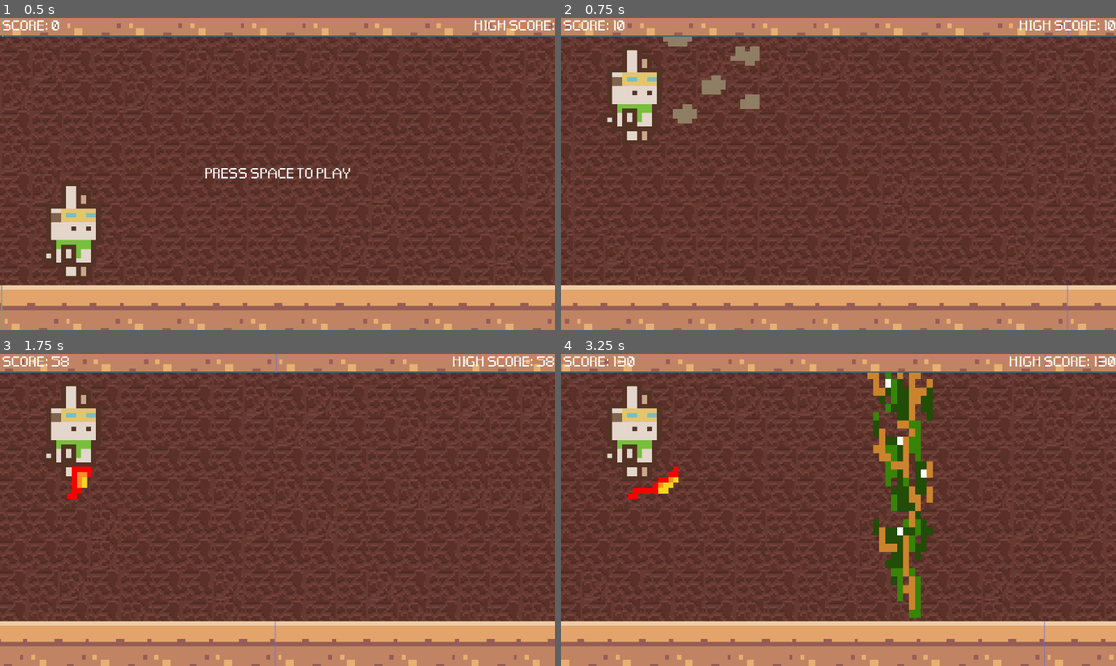
Above: before the commit, frames 1-4 (two rows, left to right).
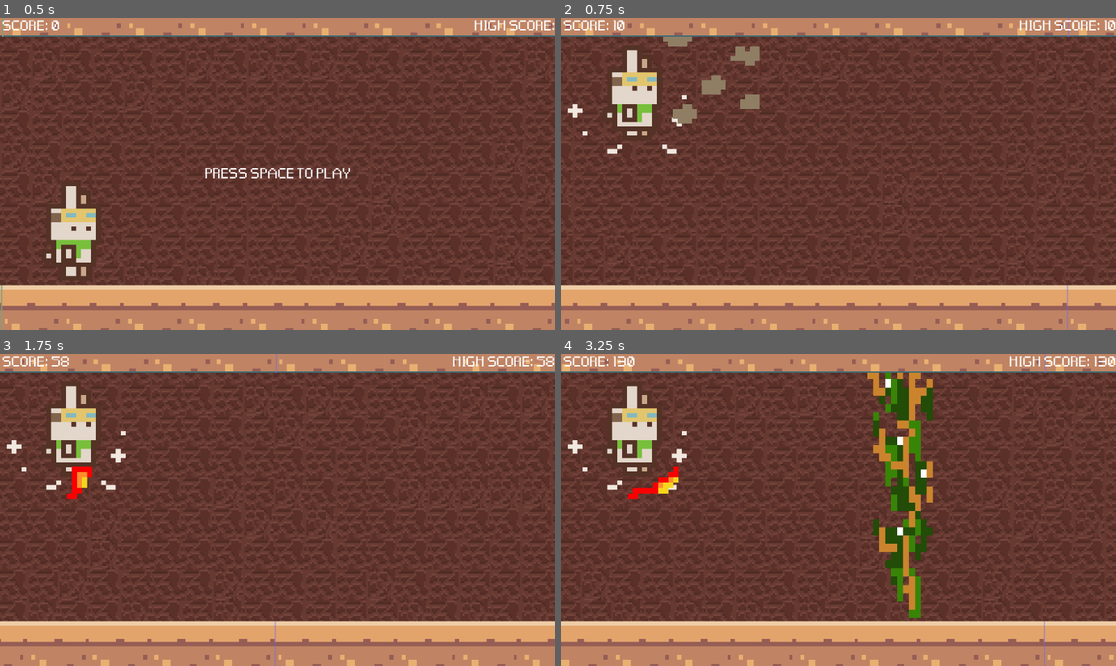
Above: after the commit, the same moments.

Repository: maryandrearv/the-elemental-path
Game: Godot game, scene res://scenes/main.tscn
The game is run twice, just before and just after one commit, with the same random seed, the same clock (stepped at 60 frames per second) and the same inputs.
Inputs:
- Up to frame 1 (0.5 s): no input
- Up to frame 2 (0.75 s): tap Space at 0.5 s; tap E (earth) at 0.6 s
- Up to frame 3 (1.75 s): tap Enter (ui_accept) at 0.77, 1.52 s; tap R (fire) at 1.35 s
- Up to frame 4 (3.25 s): tap E (earth) at 2.1 s; tap R (fire) at 2.85 s; tap Enter (ui_accept) at 3.02 s

Frame 1 is identical in both runs. In frame 2, 0.5% of the frame differs, in the area x 1-23%, y 21-44%; in frame 3, 0.5%; in frame 4, 0.5%.

Commit message:
finish surgery

Diff:
--- a/runner/runner/scenes/Echo.tscn
+++ b/runner/runner/scenes/Echo.tscn
@@ -1,61 +1,53 @@
-[gd_scene load_steps=25 format=3 uid="uid://l5lkp5yy3b20"]
+[gd_scene load_steps=23 format=3 uid="uid://l5lkp5yy3b20"]
 
 [ext_resource type="Script" path="res://echo.gd" id="1_yj31d"]
 [ext_resource type="Texture2D" uid="uid://bnkn33uq2rc2r" path="res://sprites/EchoSpritesheet.png" id="2_qb8ms"]
 [ext_resource type="Texture2D" uid="uid://cdr430oh8005q" path="res://sprites/Fire slash sprite.png" id="3_x35eh"]
 
-[sub_resource type="AtlasTexture" id="AtlasTexture_8o44w"]
+[sub_resource type="AtlasTexture" id="AtlasTexture_35alg"]
 atlas = ExtResource("2_qb8ms")
-region = Rect2(96, 0, 32, 32)
+region = Rect2(32, 64, 32, 32)
 
-[sub_resource type="AtlasTexture" id="AtlasTexture_xfvqp"]
+[sub_resource type="AtlasTexture" id="AtlasTexture_r2puw"]
 atlas = ExtResource("2_qb8ms")
-region = Rect2(64, 32, 32, 32)
+region = Rect2(64, 64, 32, 32)
 
 [sub_resource type="AtlasTexture" id="AtlasTexture_ycsv6"]
 atlas = ExtResource("2_qb8ms")
 region = Rect2(0, 0, 32, 32)
 
-[sub_resource type="AtlasTexture" id="AtlasTexture_xj6n7"]
-atlas = ExtResource("2_qb8ms")
-region = Rect2(0, 0, 32, 32)
-
-[sub_resource type="AtlasTexture" id="AtlasTexture_5yvc5"]
-atlas = ExtResource("2_qb8ms")
-region = Rect2(32, 0, 32, 32)
-
-[sub_resource type="AtlasTexture" id="AtlasTexture_qou87"]
-atlas = ExtResource("2_qb8ms")
-region = Rect2(64, 0, 32, 32)
-
-[sub_resource type="AtlasTexture" id="AtlasTexture_61w6j"]
-atlas = ExtResource("2_qb8ms")
-region = Rect2(96, 0, 32, 32)
-
-[sub_resource type="AtlasTexture" id="AtlasTexture_tv0g3"]
+[sub_resource type="AtlasTexture" id="AtlasTexture_nr8s1"]
 atlas = ExtResource("2_qb8ms")
 region = Rect2(64, 32, 32, 32)
 
-[sub_resource type="AtlasTexture" id="AtlasTexture_aiahg"]
+[sub_resource type="AtlasTexture" id="AtlasTexture_pl8gf"]
 atlas = ExtResource("2_qb8ms")
 region = Rect2(96, 32, 32, 32)
 
-[sub_resource type="AtlasTexture" id="AtlasTexture_nbmjb"]
+[sub_resource type="AtlasTexture" id="AtlasTexture_dmvl7"]
 atlas = ExtResource("2_qb8ms")
 region = Rect2(0, 64, 32, 32)
 
-[sub_resource type="AtlasTexture" id="AtlasTexture_jila4"]
+[sub_resource type="AtlasTexture" id="AtlasTexture_ohpmf"]
 atlas = ExtResource("2_qb8ms")
 region = Rect2(32, 64, 32, 32)
+
+[sub_resource type="AtlasTexture" id="AtlasTexture_0qmrx"]
+atlas = ExtResource("2_qb8ms")
+region = Rect2(64, 64, 32, 32)
+
+[sub_resource type="AtlasTexture" id="AtlasTexture_nay6n"]
+atlas = ExtResource("2_qb8ms")
+region = Rect2(96, 64, 32, 32)
 
 [sub_resource type="SpriteFrames" id="SpriteFrames_k886e"]
 animations = [{
 "frames": [{
 "duration": 1.0,
-"texture": SubResource("AtlasTexture_8o44w")
+"texture": SubResource("AtlasTexture_35alg")
 }, {
 "duration": 1.0,
-"texture": SubResource("AtlasTexture_xfvqp")
+"texture": SubResource("AtlasTexture_r2puw")
 }],
 "loop": true,
 "name": &"cast",
@@ -71,16 +63,10 @@
 }, {
 "frames": [{
 "duration": 1.0,
-"texture": SubResource("AtlasTexture_xj6n7")
+"texture": SubResource("AtlasTexture_nr8s1")
 }, {
 "duration": 1.0,
-"texture": SubResource("AtlasTexture_5yvc5")
-}, {
-"duration": 1.0,
-"texture": SubResource("AtlasTexture_qou87")
-}, {
-"duration": 1.0,
-"texture": SubResource("AtlasTexture_61w6j")
+"texture": SubResource("AtlasTexture_pl8gf")
 }],
 "loop": true,
 "name": &"jump",
@@ -88,16 +74,16 @@
 }, {
 "frames": [{
 "duration": 1.0,
-"texture": SubResource("AtlasTexture_tv0g3")
+"texture": SubResource("AtlasTexture_dmvl7")
 }, {
 "duration": 1.0,
-"texture": SubResource("AtlasTexture_aiahg")
+"texture": SubResource("AtlasTexture_ohpmf")
 }, {
 "duration": 1.0,
-"texture": SubResource("AtlasTexture_nbmjb")
+"texture": SubResource("AtlasTexture_0qmrx")
 }, {
 "duration": 1.0,
-"texture": SubResource("AtlasTexture_jila4")
+"texture": SubResource("AtlasTexture_nay6n")
 }],
 "loop": true,
 "name": &"run",
@@ -107,22 +93,22 @@
 [sub_resource type="RectangleShape2D" id="RectangleShape2D_2nvop"]
 size = Vector2(11.5, 17.6667)
 
-[sub_resource type="AtlasTexture" id="AtlasTexture_gmeea"]
+[sub_resource type="AtlasTexture" id="AtlasTexture_t3ueq"]
 atlas = ExtResource("2_qb8ms")
-region = Rect2(96, 96, 32, 32)
+region = Rect2(32, 128, 32, 32)
 
-[sub_resource type="AtlasTexture" id="AtlasTexture_k7gho"]
+[sub_resource type="AtlasTexture" id="AtlasTexture_x6n13"]
 atlas = ExtResource("2_qb8ms")
-region = Rect2(0, 128, 32, 32)
+region = Rect2(64, 128, 32, 32)
 
 [sub_resource type="SpriteFrames" id="SpriteFrames_a8h5c"]
 animations = [{
 "frames": [{
 "duration": 1.0,
-"texture": SubResource("AtlasTexture_gmeea")
+"texture": SubResource("AtlasTexture_t3ueq")
 }, {
 "duration": 1.0,
-"texture": SubResource("AtlasTexture_k7gho")
+"texture": SubResource("AtlasTexture_x6n13")
 }],
 "loop": true,
 "name": &"earth",
Binary file changed: runner/runner/sprites/EchoSpritesheet.png
Not shown, added: .DS_Store
Not shown, added: runner/.DS_Store
Not shown, changed: runner/runner/.DS_Store
